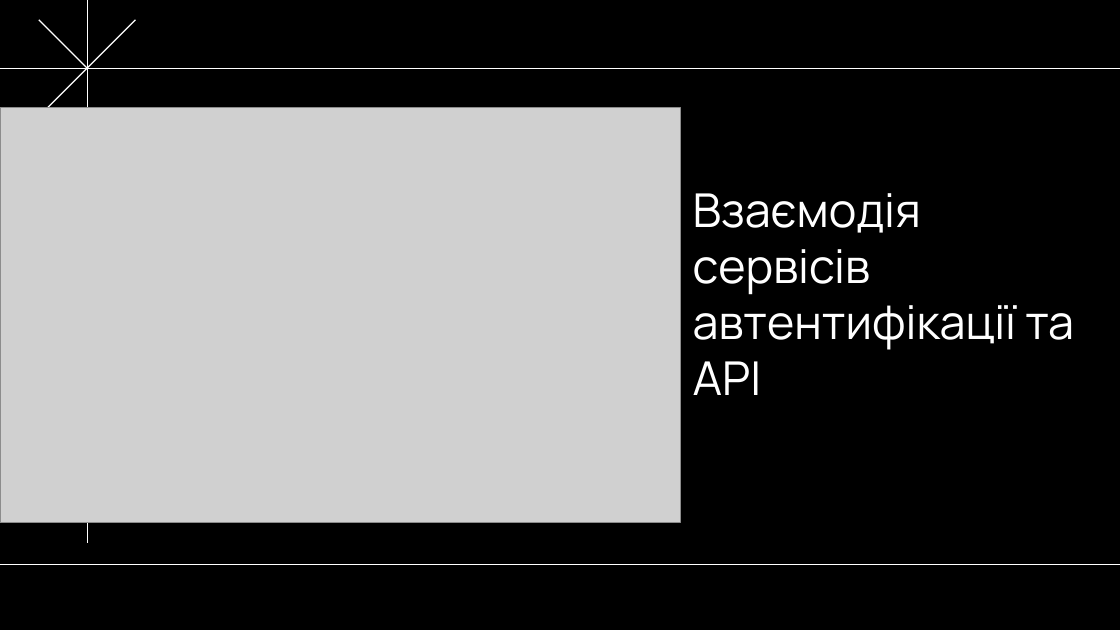
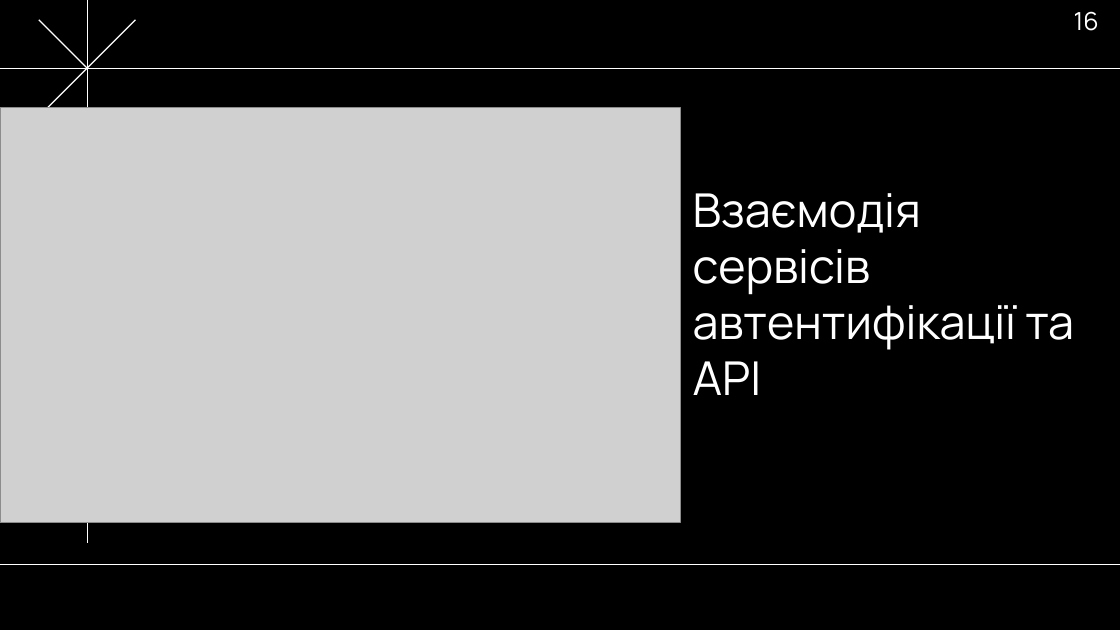
Before and after one commit to NureButsulinIhor/2025_B_PI_PZPI-21-2_Butsulin_I_O, a slide deck: slide 16 of 2025_Б_ПІ_ПЗПІ_21_2_Буцулін_І_О.pptx. Drawn at 1120x630 pixels with LibreOffice and Linux fonts; fonts in the diff are those of the drawing; grey boxes stand for pictures. Boxes give left, top, right and bottom in pixels: in the first picture for what was removed or moved away, otherwise in the second. Text is boxed around its words. In the diff, an @@ line names an element or a change of style, - is before the commit and + after.

```diff
--- a/2025_Б_ПІ_ПЗПІ_21_2_Буцулін_І_О.pptx
+++ b/2025_Б_ПІ_ПЗПІ_21_2_Буцулін_І_О.pptx
@@ page number added at bbox=[1074, 11, 1099, 31], 16 pt, text #FFFFFF @@
+16
```
Also in this commit, not shown: 25 other slides changed, 1 other file.
